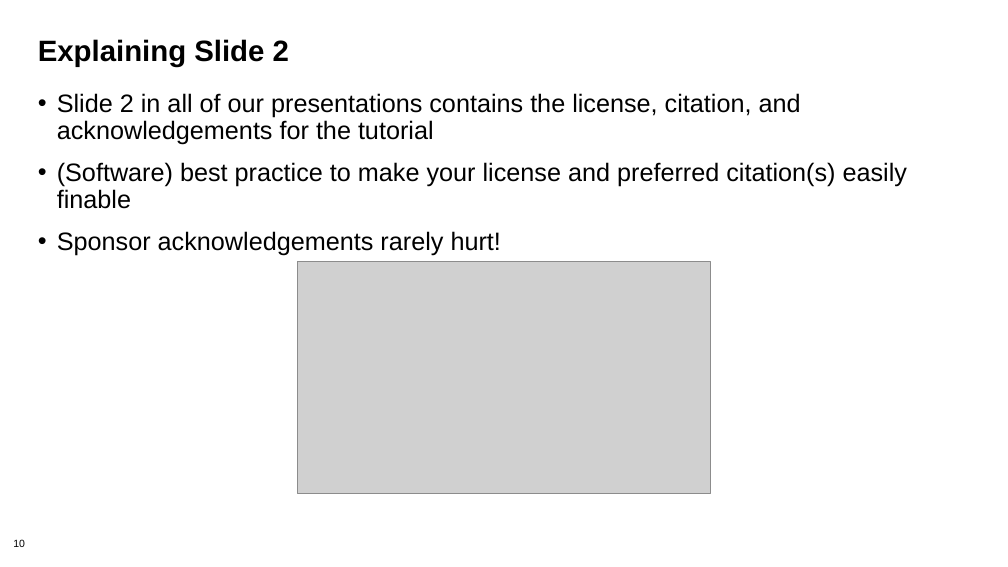
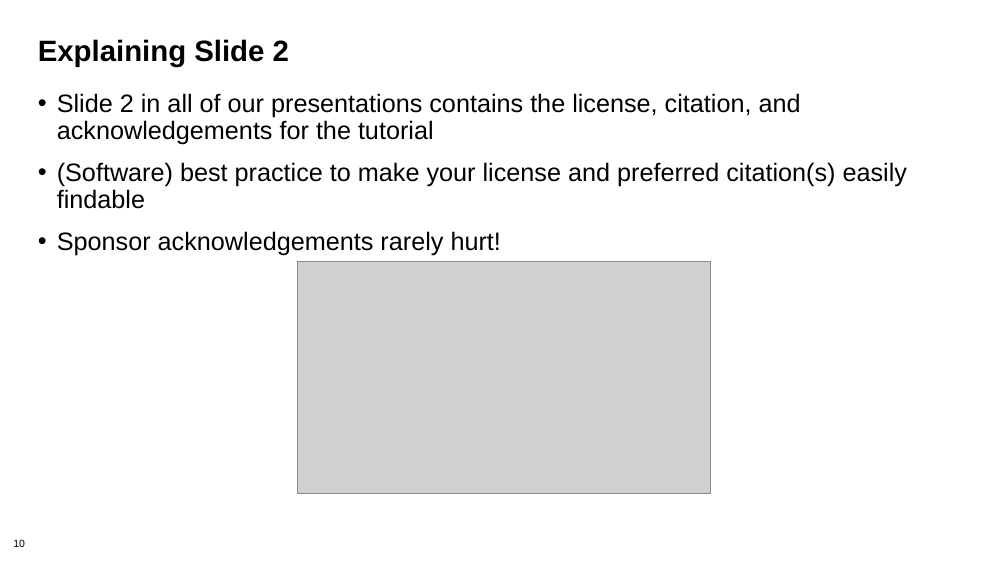
Before and after one commit to bssw-tutorial/presentations, a slide deck: slide 10 of intro.pptx. Drawn at 1008x567 pixels with LibreOffice and Linux fonts; fonts in the diff are those of the drawing; grey boxes stand for pictures; background and template pictures are left out. Boxes give left, top, right and bottom in pixels: in the first picture for what was removed or moved away, otherwise in the second. Text is boxed around its words. In the diff, an @@ line names an element or a change of style, - is before the commit and + after.

Commit message:
fix typo

```diff
--- a/intro.pptx
+++ b/intro.pptx
@@ text at box(57, 162, 907, 209): text changed @@
-• (Software) best practice to make your license and preferred citation(s) easily finable
+• (Software) best practice to make your license and preferred citation(s) easily findable
```
